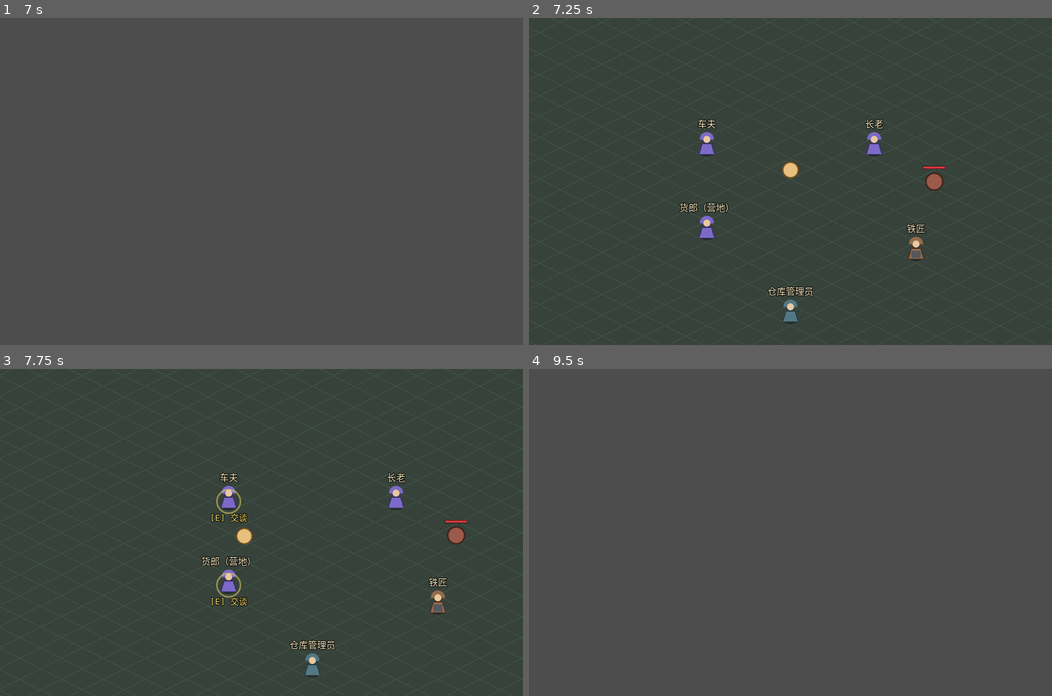
Above: before the commit, frames 1-4 (two rows, left to right).
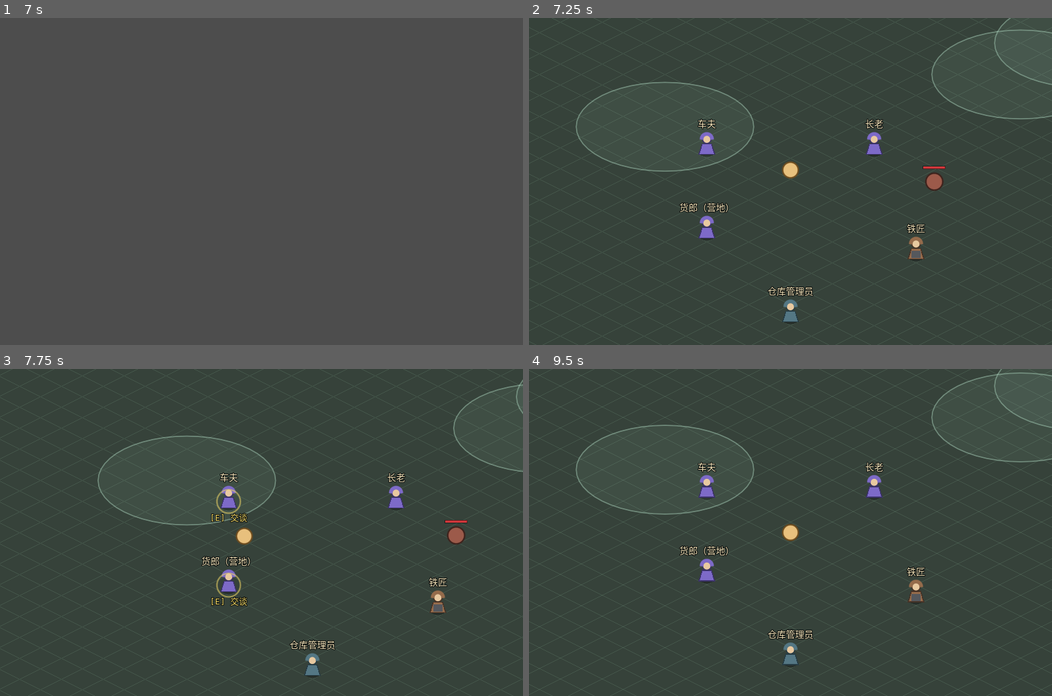
Above: after the commit, the same moments.

Repository: fengcms/DegenerateAge
Game: Godot game, scene res://tests/SmokeTest.tscn
Same seed, same stepped clock (60 frames per second), same inputs: the game is played once before the commit and once after it. This scene is started directly instead of the project's main scene.
Inputs (mouse positions are in pixels of both pictures, inside the frame that each line leads up to):
- Up to frame 1 (7 s): tap Enter at 0.5, 2, 3.5 s; move the mouse to (376, 165) at 0.52 s; hold D (move_right) 0.53-1.25 s; hold Space (attack) 0.53-1.25 s; click (376, 165) at 0.67 s; tap F (auto_battle) at 0.8 s; drag from (156, 197) to (235, 246) at 1.27 s; move the mouse to (313, 109) at 2.02 s; hold D (move_right) 2.03-2.75 s; hold G (auto_pickup) 2.03-2.75 s; tap Space (attack) at 2.3, 2.75, 4.25 s; drag from (20, 34) to (104, 132) at 2.77 s; move the mouse to (418, 230) at 3.52 s; hold A (move_left) 3.53-4.25 s; hold F (auto_battle) 3.53-4.25 s; tap G (auto_pickup) at 3.8 s; tap M (panel_map) at 4.15 s; drag from (104, 132) to (183, 99) at 4.27 s; move the mouse to (287, 181) at 5.02 s; hold S (move_down) 5.03-5.75 s; hold F (auto_battle) 5.03-5.75 s; tap 1 (hotbar_1) at 5.1 s; click (287, 181) at 5.17 s; drag from (183, 99) to (156, 197) at 5.77 s; move the mouse to (376, 165) at 6.52 s; hold W (move_up) from 6.53 s (still down); hold Space (attack) from 6.53 s (still down); tap - (hotbar_11) at 6.6 s
- Up to frame 2 (7.25 s): keep holding W (move_up); keep holding Space (attack)
- Up to frame 3 (7.75 s): release W (move_up) at 7.25 s; release Space (attack) at 7.25 s; drag from (156, 548) to (235, 597) at 7.27 s
- Up to frame 4 (9.5 s): move the mouse to (842, 460) at 8.02 s; hold S (move_down) 8.03-8.75 s; hold G (auto_pickup) 8.03-8.75 s; tap 2 (hotbar_2) at 8.1 s; drag from (764, 597) to (633, 483) at 8.77 s

Frame 1 is identical in both runs. In frame 2, 0.7% of the frame differs, in the area x 8-100%, y 0-47%; in frame 3, 0.5%; in frame 4, 2.3%, in the area x 8-100%, y 0-92%.

Commit message:
feat(m6-2): 增加出行休整区与自动战斗停靠

Diff:
--- a/autoload/data_loader.gd
+++ b/autoload/data_loader.gd
@@ -428,6 +428,8 @@
 		if not exits is Array or not entrances is Dictionary:
 			report.append("[maps] %s 缺少 exits 数组或 entrances 字典" % map_id)
 			continue
+		if not _valid_walk_cell(entry.get("carterArrival", null), entry):
+			report.append("[maps] %s 的车夫抵达坐标无效" % map_id)
 		for entrance_id in entrances.keys():
 			if String(entrance_id).is_empty() or not _valid_walk_cell(entrances[entrance_id], entry):
 				report.append("[maps] %s 的入口 %s 坐标无效" % [map_id, entrance_id])
--- a/autoload/map_service.gd
+++ b/autoload/map_service.gd
@@ -20,10 +20,15 @@
 const DEFAULT_MAP := "camp"
 const WALK_RANGE_CELLS := 1.5
 const WALK_ARRIVAL_LOCK_MSEC := 1000
+const REST_RADIUS_CELLS := 3.0
 
 ## 跨场景保留防抖状态；仅步行出口使用，车夫线路不受影响。
 var walk_locked_until_msec: int = 0
 var walk_key_released: bool = true
+var _rest_zones_cache: Dictionary = {}
+
+func _ready() -> void:
+	EventBus.data_loaded.connect(func() -> void: _rest_zones_cache.clear())
 
 # ---- 查询 ----
 
@@ -111,6 +116,43 @@
 func current_exits() -> Array:
 	var exits = current_data().get("exits", [])
 	return exits if exits is Array else []
+
+## 从地图数据推导休整区，不增存档字段；所有距离都在逻辑网格中计算。
+func rest_zones(map_id: String) -> Array[Dictionary]:
+	if _rest_zones_cache.has(map_id):
+		return _rest_zones_cache[map_id]
+	var out: Array[Dictionary] = []
+	var data := data_for(map_id)
+	if data.is_empty():
+		return out
+	for exit_data in data.get("exits", []):
+		if exit_data is Dictionary:
+			_add_rest_zone(out, "exit", exit_data.get("cell", null))
+	var entrances: Variant = data.get("entrances", {})
+	if entrances is Dictionary:
+		for entrance_id in entrances.keys():
+			_add_rest_zone(out, "entrance", entrances[entrance_id])
+	_add_rest_zone(out, "carter", data.get("carterArrival", null))
+	_rest_zones_cache[map_id] = out
+	return out
+
+func _add_rest_zone(out: Array[Dictionary], kind: String, value: Variant) -> void:
+	if not value is Array or value.size() != 2:
+		return
+	out.append({"kind": kind, "cell": Vector2(float(value[0]), float(value[1]))})
+
+func is_in_rest_zone(map_id: String, world_position: Vector2) -> bool:
+	var cell := Iso.world_to_grid(world_position)
+	for zone in rest_zones(map_id):
+		if cell.distance_to(zone.cell) <= REST_RADIUS_CELLS:
+			return true
+	return false
+
+func carter_arrival(map_id: String) -> Vector2:
+	var cell: Variant = data_for(map_id).get("carterArrival", null)
+	if cell is Array and cell.size() == 2:
+		return Iso.grid_to_world(Vector2i(int(cell[0]), int(cell[1])))
+	return entry_point(map_id)
 
 func walk_exit(exit_id: String) -> Dictionary:
 	for entry in current_exits():
@@ -203,7 +245,7 @@
 
 	var from_id := GameState.current_map
 	GameState.current_map = map_id
-	GameState.save_pos = entry_point(map_id)
+	GameState.save_pos = carter_arrival(map_id)
 	GameState.has_save_pos = true
 	GameState.close_all_panels()
 	EventBus.map_traveled.emit(from_id, map_id)
--- a/data/maps.json
+++ b/data/maps.json
@@ -13,6 +13,7 @@
       { "id": "to_wild", "cell": [34, 20], "toMap": "wild_trial", "toEntrance": "from_camp" }
     ],
     "entrances": { "from_wild": [31, 20] },
+    "carterArrival": [20, 26],
     "spawnPoints": [
       { "monsterId": "training_dummy", "level": 1, "respawnTime": 20, "count": 3, "ai": false }
     ],
@@ -41,6 +42,7 @@
       { "id": "to_ash", "cell": [54, 30], "toMap": "ash_land", "toEntrance": "from_wild" }
     ],
     "entrances": { "from_camp": [8, 30], "from_ash": [51, 30] },
+    "carterArrival": [30, 36],
     "spawnPoints": [
       { "monsterId": "wolf_corrupted", "level": 2, "respawnTime": 30, "count": 6 },
       { "monsterId": "shellback_bug", "level": 3, "respawnTime": 30, "count": 2 },
@@ -67,6 +69,7 @@
       { "id": "to_source", "cell": [54, 30], "toMap": "corruption_source", "toEntrance": "from_ash" }
     ],
     "entrances": { "from_wild": [8, 30], "from_source": [51, 30] },
+    "carterArrival": [30, 36],
     "spawnPoints": [
       { "monsterId": "ash_wraith", "level": 6, "respawnTime": 45, "count": 3 },
       { "monsterId": "shellback_bug", "level": 7, "respawnTime": 45, "count": 3 }
@@ -92,6 +95,7 @@
       { "id": "to_ash", "cell": [5, 25], "toMap": "ash_land", "toEntrance": "from_source" }
     ],
     "entrances": { "from_ash": [8, 25] },
+    "carterArrival": [25, 31],
     "spawnPoints": [
       { "monsterId": "shellback_bug", "level": 10, "respawnTime": 60, "count": 4 }
     ],
--- a/scripts/entities/monster.gd
+++ b/scripts/entities/monster.gd
@@ -184,6 +184,10 @@
 		var dims := MapService.grid_size(GameState.current_map)
 		grid = grid.clamp(Vector2.ZERO, Vector2(dims) - Vector2.ONE)
 		point = Iso.grid_pt(grid.x, grid.y)
+		if MapService.is_in_rest_zone(GameState.current_map, point):
+			point = global_position
+		if MapService.is_in_rest_zone(GameState.current_map, point):
+			continue
 		child.position = get_parent().to_local(point)
 		child.spawn_position = point
 		get_parent().add_child(child)
@@ -383,13 +387,21 @@
 	_approach(_patrol_target)
 
 func _random_patrol_point() -> Vector2:
-	var ang := _rng.randf() * TAU
-	var r := _rng.randf_range(20.0, PATROL_RADIUS)
-	return spawn_position + Vector2(cos(ang), sin(ang)) * r
+	for _i in range(8):
+		var ang := _rng.randf() * TAU
+		var r := _rng.randf_range(20.0, PATROL_RADIUS)
+		var candidate := spawn_position + Vector2(cos(ang), sin(ang)) * r
+		if not MapService.is_in_rest_zone(GameState.current_map, candidate):
+			return candidate
+	return spawn_position
 
 func _approach(target_pos: Vector2) -> void:
 	var to := target_pos - global_position
 	if to.length() < 0.001:
+		return
+	var step := to.normalized() * move_speed_px * get_physics_process_delta_time()
+	if MapService.is_in_rest_zone(GameState.current_map, global_position + step):
+		velocity = Vector2.ZERO
 		return
 	velocity = to.normalized() * move_speed_px
 
@@ -399,11 +411,15 @@
 		return null
 	if p.get("is_dead") == true:
 		return null
+	if MapService.is_in_rest_zone(GameState.current_map, (p as Node2D).global_position):
+		return null
 	return p as Node2D
 
 # ---- 攻击 ----
 
 func _do_attack(player: Node2D) -> void:
+	if MapService.is_in_rest_zone(GameState.current_map, player.global_position) or MapService.is_in_rest_zone(GameState.current_map, global_position):
+		return
 	_attack_cd = maxf(Combat.MIN_ATTACK_INTERVAL, attack_interval)
 	if attack_power <= 0.0:
 		return
@@ -422,6 +438,8 @@
 ## 承受一次已结算的攻击（由 Combat.resolve 产出）。miss 不扣血；受击转仇恨。
 func take_hit(result: Dictionary, from: Node = null) -> void:
 	if is_dead or bool(result.get("miss", false)):
+		return
+	if from is PlayerCharacter and (MapService.is_in_rest_zone(GameState.current_map, (from as Node2D).global_position) or MapService.is_in_rest_zone(GameState.current_map, global_position)):
 		return
 	hp = maxi(0, hp - int(result.get("damage", 0)))
 	_flash_t = HIT_FLASH
--- a/scripts/entities/player.gd
+++ b/scripts/entities/player.gd
@@ -71,7 +71,17 @@
 var _mp_regen_rest := 0.0
 
 func valid_target(target: Variant) -> bool:
-	return is_instance_valid(target) and target is Node2D and not target.is_queued_for_deletion() and target.get("is_dead") != true and target.has_method("take_hit")
+	if MapService.is_in_rest_zone(GameState.current_map, global_position):
+		return false
+	return is_instance_valid(target) and target is Node2D and not target.is_queued_for_deletion() and target.get("is_dead") != true and target.has_method("take_hit") and not MapService.is_in_rest_zone(GameState.current_map, target.global_position)
+
+func clear_travel_intent() -> void:
+	map_move_active = false
+	manual_attack_active = false
+	auto_move = Vector2.ZERO
+	velocity = Vector2.ZERO
+	_map_destination = global_position
+	select_target(null)
 
 func select_target(target: Node2D, manual: bool = true) -> void:
 	if target != null and not valid_target(target):
@@ -236,7 +246,7 @@
 
 ## 承受怪物攻击，返回实际扣血量；无敌帧内返回 0，供吸血与附伤判定。
 func apply_damage(amount: int) -> int:
-	if is_dead or _invuln > 0.0 or amount <= 0:
+	if is_dead or _invuln > 0.0 or amount <= 0 or MapService.is_in_rest_zone(GameState.current_map, global_position):
 		return 0
 	set_sitting(false)
 	_invuln = IFRAME
@@ -300,9 +310,7 @@
 func try_auto_attack(target: Node) -> bool:
 	if not is_attack_ready():
 		return false
-	if target == null or not is_instance_valid(target):
-		return false
-	if target.get("is_dead") == true or not target.has_method("take_hit"):
+	if not valid_target(target):
 		return false
 	if not target is Node2D or global_position.distance_to(target.global_position) > melee_range_px():
 		return false
@@ -326,9 +334,7 @@
 
 ## 对指定目标结算一次普攻（供手动 / 自动化测试调用）。返回结算结果。
 func perform_attack(target: Node) -> Dictionary:
-	if is_dead or target == null or not is_instance_valid(target):
-		return {}
-	if target.get("is_dead") == true or not target.has_method("take_hit"):
+	if is_dead or not valid_target(target):
 		return {}
 	_mark_combat()
 
@@ -385,9 +391,7 @@
 	var best: Node = null
 	var best_d := INF
 	for e in get_tree().get_nodes_in_group("enemies"):
-		if not is_instance_valid(e) or e.get("is_dead") == true:
-			continue
-		if not (e is Node2D):
+		if not valid_target(e):
 			continue
 		var d := global_position.distance_to((e as Node2D).global_position)
 		if d <= rng_px and d < best_d:
--- a/scripts/systems/auto_battle.gd
+++ b/scripts/systems/auto_battle.gd
@@ -115,6 +115,23 @@
 		_loot = null
 		_roam_index = -1
 
+## 切图/读档后丢弃旧世界的目标、走位与攻击意图；保留 F/G 开关。
+func reset_after_travel() -> void:
+	if _player == null:
+		return
+	_player.clear_travel_intent()
+	_target = null
+	_loot = null
+	_roam_index = -1
+	_manual_t = 0.0
+	_blocked_t = 0.0
+	_search_t = 0.0
+	_repath_t = 0.0
+	if GameState.auto_battle_on and MapService.is_in_rest_zone(GameState.current_map, _player.global_position):
+		_set_state(State.RECOVER, "自动战斗暂停：出行休整区")
+	elif not GameState.auto_battle_on:
+		_set_state(State.OFF)
+
 func _notification(what: int) -> void:
 	# 应用失去焦点（切到后台）→ 停决策（3.14 ⑥）
 	if what == NOTIFICATION_APPLICATION_FOCUS_OUT:
@@ -163,6 +180,13 @@
 	if _player.map_move_active or _player.manual_attack_active or _has_manual_input():
 		begin_manual_override()
 		return
+	if MapService.is_in_rest_zone(GameState.current_map, _player.global_position):
+		_player.set_auto_move(Vector2.ZERO)
+		_target = null
+		_loot = null
+		_roam_index = -1
+		_set_state(State.RECOVER, "自动战斗暂停：出行休整区")
+		return
 
 	if _manual_t > 0.0:
 		_manual_t = maxf(0.0, _manual_t - delta)
@@ -170,6 +194,7 @@
 			_set_state(State.MANUAL_OVERRIDE, "手动接管 · %d 秒后恢复" % ceili(_manual_t))
 			return
 		_toast("自动战斗恢复", "info")
+		_set_state(State.SEARCH_TARGET)
 
 	_tick(delta)
 
--- a/scripts/world/game.gd
+++ b/scripts/world/game.gd
@@ -70,6 +70,7 @@
 	var pilot := _player.get_node_or_null("AutoPilot") as AutoBattle
 	if pilot != null:
 		pilot._on_auto_state_changed(GameState.auto_battle_on, GameState.auto_pickup_on)
+		pilot.reset_after_travel()
 
 	# 相机限制到地图包围盒，避免露出边界外的空白
 	var b: Rect2 = _ground.get_world_bounds()
@@ -82,6 +83,7 @@
 	_camera.reset_smoothing()
 
 	# 怪物点 / Boss 点 / NPC：全部按当前地图数据装配（M3-1）
+	_ground.add_child(RestZoneOverlay.new())
 	_spawner.setup(_ground, _player)
 	_spawner.spawn_from_map(GameState.current_map)
 	var boss := MapService.current_boss()
@@ -185,6 +187,8 @@
 ## 抵达提示（切图 / 读档 / 新游戏开局各一次）：延后一帧调用，确保 HUD 已就绪。
 func _notify_arrival() -> void:
 	EventBus.toast_requested.emit("抵达　%s" % MapService.display_name(GameState.current_map), "levelup")
+	if GameState.auto_battle_on and MapService.is_in_rest_zone(GameState.current_map, _player.global_position):
+		EventBus.toast_requested.emit("自动战斗暂停：出行休整区", "info")
 
 ## 使用画布投影后的视口范围，随相机、缩放与窗口尺寸变化。
 func visible_enemies() -> Array[Node2D]:
--- /dev/null
+++ b/scripts/world/rest_zone_overlay.gd
@@ -0,0 +1,19 @@
+class_name RestZoneOverlay
+extends Node2D
+## 出行休整区的地面提示；判定仍以 MapService 的逻辑网格半径为准。
+
+const SEGMENTS := 48
+const FILL := Color(0.60, 0.76, 0.68, 0.09)
+const EDGE := Color(0.68, 0.84, 0.75, 0.47)
+
+func _draw() -> void:
+	for zone in MapService.rest_zones(GameState.current_map):
+		var center: Vector2 = zone.cell
+		var points := PackedVector2Array()
+		for i in range(SEGMENTS):
+			var angle := TAU * float(i) / float(SEGMENTS)
+			var cell := center + Vector2(cos(angle), sin(angle)) * MapService.REST_RADIUS_CELLS
+			points.append(Iso.grid_pt(cell.x, cell.y))
+		draw_colored_polygon(points, FILL)
+		points.append(points[0])
+		draw_polyline(points, EDGE, 1.5, true)
--- a/scripts/world/spawner.gd
+++ b/scripts/world/spawner.gd
@@ -193,7 +193,8 @@
 ## 生成位置：墓碑类点沿用固定位置（原位复活），其余随机。
 func _spawn_position(point: Dictionary) -> Vector2:
 	if bool(point.get("tombstone", false)):
-		return _tombstone_position(point)
+		var saved := _tombstone_position(point)
+		return _random_spawn_position() if MapService.is_in_rest_zone(_map_id, saved) else saved
 	return _random_spawn_position()
 
 ## 在（网格）地图内随机取点，且与玩家出生点保持 MIN_SPAWN_DIST 以上距离。
@@ -210,6 +211,18 @@
 	for _i in range(40):
 		var c := Vector2i(_rng.randi_range(lo, hx), _rng.randi_range(lo, hy))
 		var pos := Iso.grid_to_world(c)
-		if pos.distance_to(center) >= MIN_SPAWN_DIST:
+		if pos.distance_to(center) >= MIN_SPAWN_DIST and not MapService.is_in_rest_zone(_map_id, pos):
 			return pos
-	return Iso.grid_to_world(Vector2i(gs.x / 2 + 8, gs.y / 2 + 8))
+	# 随机采样极端情况下可能连中休整区；确定性扫描保证兜底仍在区外。
+	for y in range(lo, hy + 1):
+		for x in range(lo, hx + 1):
+			var pos := Iso.grid_to_world(Vector2i(x, y))
+			if pos.distance_to(center) >= MIN_SPAWN_DIST and not MapService.is_in_rest_zone(_map_id, pos):
+				return pos
+	for y in range(lo, hy + 1):
+		for x in range(lo, hx + 1):
+			var pos := Iso.grid_to_world(Vector2i(x, y))
+			if not MapService.is_in_rest_zone(_map_id, pos):
+				return pos
+	push_warning("[MonsterSpawner] 地图 %s 没有休整区外的可用刷新格" % _map_id)
+	return center
--- a/tests/smoke_test.gd
+++ b/tests/smoke_test.gd
@@ -58,6 +58,7 @@
 	await _test_consumable()
 	_test_map_travel()
 	await _test_walk_exit()
+	await _test_rest_zone()
 	await _test_world()
 	await _test_map_reload()
 	await _test_spawn_respawn_cross_map()
@@ -2714,6 +2715,60 @@
 	MapService.walk_locked_until_msec = 0
 	GameState.reset_to_defaults()
 
+## M6-2：休整区覆盖三类落点；刷怪与攻防排除；保留自动开关且手动离区延迟恢复。
+func _test_rest_zone() -> void:
+	GameState.reset_to_defaults()
+	_expect(MapService.rest_zones("wild_trial").size() == 5, "野外应有出口/入口/驿站共 5 个休整中心")
+	_expect(MapService.is_in_rest_zone("camp", Iso.grid_to_world(Vector2i(20, 29))), "驿站 3 格边界应受保护")
+	_expect(not MapService.is_in_rest_zone("camp", Iso.grid_to_world(Vector2i(20, 30))), "驿站 4 格之外不应受保护")
+	_expect(MapService.carter_arrival("wild_trial").is_equal_approx(Iso.grid_to_world(Vector2i(30, 36))), "野外车夫应抵达配置的驿站")
+	var invalid_maps: Array = (DataLoader.get_table("maps") as Array).duplicate(true)
+	invalid_maps[1]["carterArrival"] = [999, 36]
+	_expect(not DataLoader._validate_walk_exits(invalid_maps).is_empty(), "越界驿站坐标应在启动校验暴露")
+
+	GameState.current_map = "wild_trial"
+	GameState.auto_battle_on = true
+	GameState.auto_pickup_on = true
+	GameState.save_pos = MapService.carter_arrival("wild_trial")
+	GameState.has_save_pos = true
+	var world: Node2D = load("res://scenes/Game.tscn").instantiate()
+	add_child(world)
+	await get_tree().process_frame
+	var player := world.get_node("Entities/Player") as PlayerCharacter
+	var pilot := player.get_node("AutoPilot") as AutoBattle
+	var spawner := world.get_node("Spawner") as MonsterSpawner
+	_expect(world.get_node("Ground").get_child_count() > 1, "地面应装配休整区边界表现")
+	for child in spawner.get_children():
+		if child is Monster:
+			_expect(not MapService.is_in_rest_zone("wild_trial", child.global_position), "怪物不得出生在休整区")
+	var monster := spawner.get_children().filter(func(c: Node) -> bool: return c is Monster)[0] as Monster
+	var hp_before := int(GameState.player.hp)
+	_expect(player.apply_damage(10) == 0 and int(GameState.player.hp) == hp_before, "休整区内玩家不得受伤")
+	monster._do_attack(player)
+	_expect(int(GameState.player.hp) == hp_before and monster._get_player() == null, "怪物不得攻击或仇恨区内玩家")
+	monster.global_position = Iso.grid_to_world(Vector2i(30, 40))
+	for _i in range(40):
+		monster._approach(MapService.carter_arrival("wild_trial"))
+		monster.global_position += monster.velocity * monster.get_physics_process_delta_time()
+		_expect(not MapService.is_in_rest_zone("wild_trial", monster.global_position), "怪物追击不能越过休整区边界")
+	var monster_hp := monster.hp
+	_expect(player.perform_attack(monster).is_empty() and monster.hp == monster_hp, "区内玩家不能攻击区外怪物")
+	pilot._physics_process(0.1)
+	_expect(pilot.current_state() == AutoBattle.State.RECOVER and player.auto_move == Vector2.ZERO, "自动战斗在休整区内应暂停而非漫游")
+	_expect(GameState.auto_battle_on and GameState.auto_pickup_on, "休整区不得关闭自动战斗/拾取偏好")
+	player.request_map_move(Iso.grid_to_world(Vector2i(30, 41)))
+	player.global_position = Iso.grid_to_world(Vector2i(30, 41))
+	player.map_move_active = false
+	pilot._physics_process(1.0)
+	_expect(pilot.current_state() == AutoBattle.State.MANUAL_OVERRIDE, "手动离区后仍应等待接管倒计时")
+	pilot._physics_process(AutoBattle.MANUAL_RESUME_DELAY)
+	_expect(pilot.current_state() != AutoBattle.State.RECOVER and pilot.current_state() != AutoBattle.State.MANUAL_OVERRIDE,
+		"离开休整区并经过延迟后应恢复自动决策（state=%d phase=%s manual=%.1f zone=%s panel=%s auto=%s）" % [pilot.current_state(), pilot.current_phase(), pilot._manual_t, MapService.is_in_rest_zone("wild_trial", player.global_position), GameState.panel_open, GameState.auto_battle_on])
+	world.queue_free()
+	await get_tree().process_frame
+	await get_tree().process_frame
+	GameState.reset_to_defaults()
+
 ## M3-1 / 验收场景 T15：切图重建 —— 新图按自身数据装配、落点正确、旧实体不残留。
 ## 做法：直接实例化 `Game.tscn` 模拟「重载后的世界」，对比营地与野外两套装配
 ## （真实重载行为 = 销毁旧 Game + `Game._ready` 按 `GameState.current_map` 重建，见 MapService 头注）。
@@ -2785,7 +2840,9 @@
 	var returned: Node = load("res://scenes/Game.tscn").instantiate()
 	add_child(returned)
 	await get_tree().process_frame
-	_expect(_deep_equal(Fog.encode().get("camp", []), camp_explored), "返回营地后历史探索丢失")
+	var returned_explored: Array = Fog.encode().get("camp", [])
+	for sector in camp_explored:
+		_expect(returned_explored.has(sector), "返回营地后不能丢失既有探索区域 %s" % sector)
 	returned.queue_free()
 	await get_tree().process_frame
 	await get_tree().process_frame
Not shown, added: scripts/world/rest_zone_overlay.gd.uid
Not shown, changed: docs/工程文档/02-阶段开发计划与验收标准.md
Not shown, changed: docs/工程文档/08-开发交接文档.md
Not shown, changed: docs/工程文档/16-创意文档08与09整合与排期规划.md
Not shown, changed: docs/工程文档/19-M6出行系统（免费步行与车夫直达）实施方案.md
